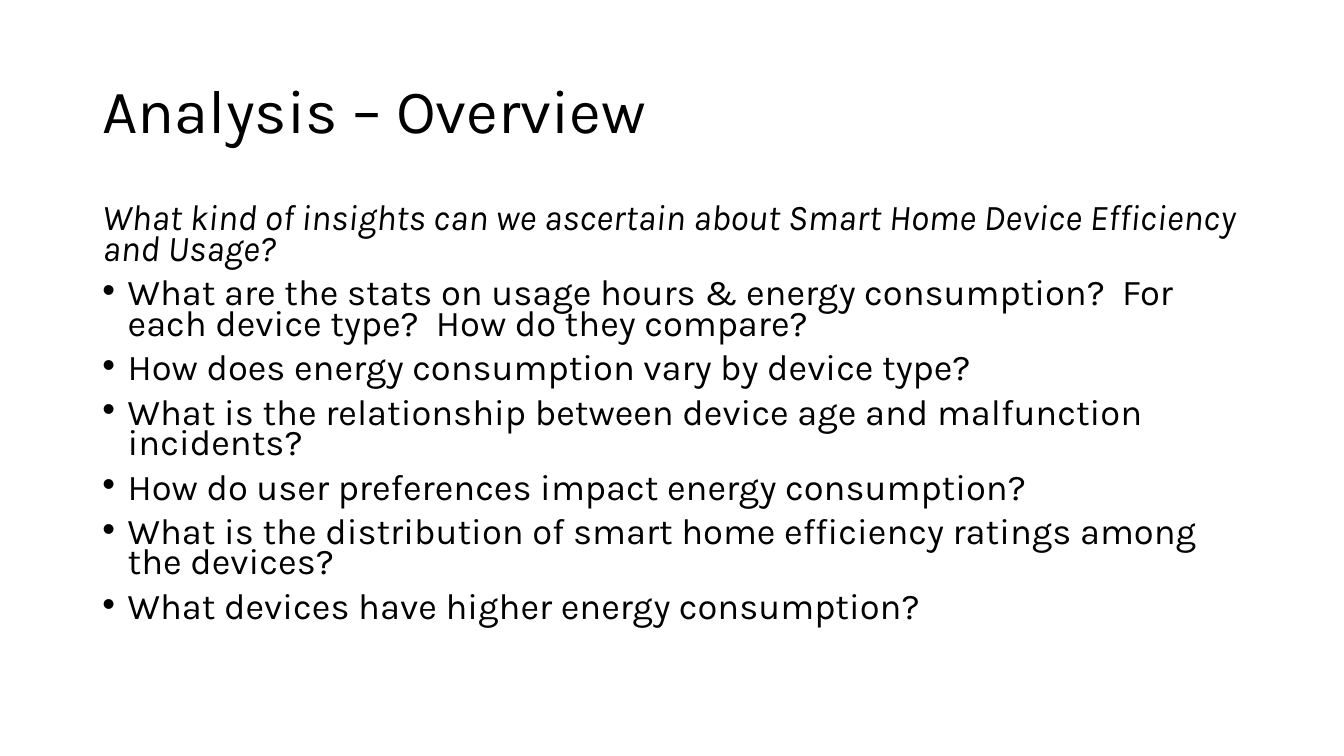
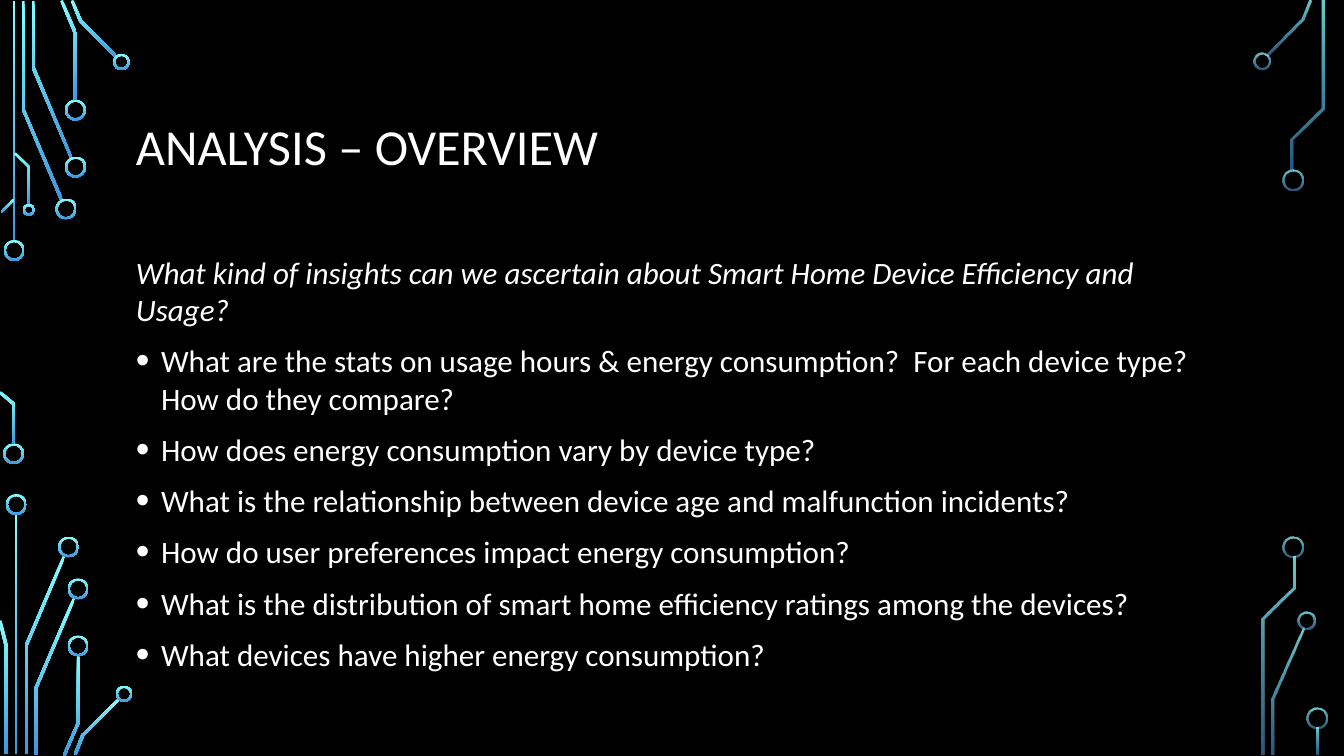
Before and after one commit to javiereyes21/Project-1, a slide deck: slide 6 of Group5Project1Presentation.pptx. Drawn at 1344x756 pixels with LibreOffice and Linux fonts; fonts in the diff are those of the drawing; background and template pictures are left out. Boxes give left, top, right and bottom in pixels: in the first picture for what was removed or moved away, otherwise in the second. Text is boxed around its words. In the diff, an @@ line names an element or a change of style, - is before the commit and + after.

```diff
--- a/Group5Project1Presentation.pptx
+++ b/Group5Project1Presentation.pptx
@@ background #FFFFFF to picture (left out) @@
@@ title at bbox=[136, 132, 598, 166]: text changed; size 44 to 36 pt; font Karla to Calibri; text colour #000000 to #FFFFFF @@
-Analysis – Overview
+ANALYSIS – OVERVIEW
@@ text "What kind of insights can ...": place and size @@
-text "What kind of insights can ..." at bbox=[102, 205, 1236, 628]
+text "What kind of insights can ..." at bbox=[136, 262, 1188, 621]
@@ text "What kind of insights can ..." at bbox=[136, 262, 1188, 621]: size 25.9 to 22.2 pt, font Karla to Calibri, text colour #000000 to #FFFFFF; line spacing 0.7 to 1 @@
@@ group added at bbox=[0, 0, 1328, 756]: 33 freeform shapes, 3 rectangles @@
```
Also in this commit, not shown: 14 other slides changed, 3 slides added, 11 other files.
